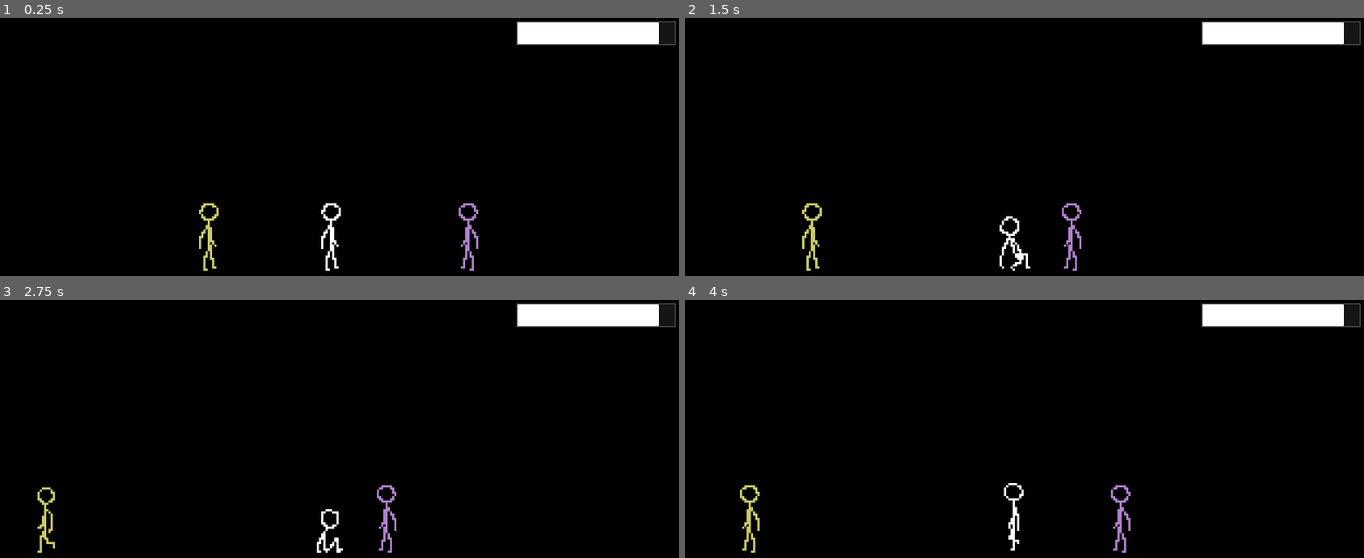
Above: before the commit, frames 1-4 (two rows, left to right).
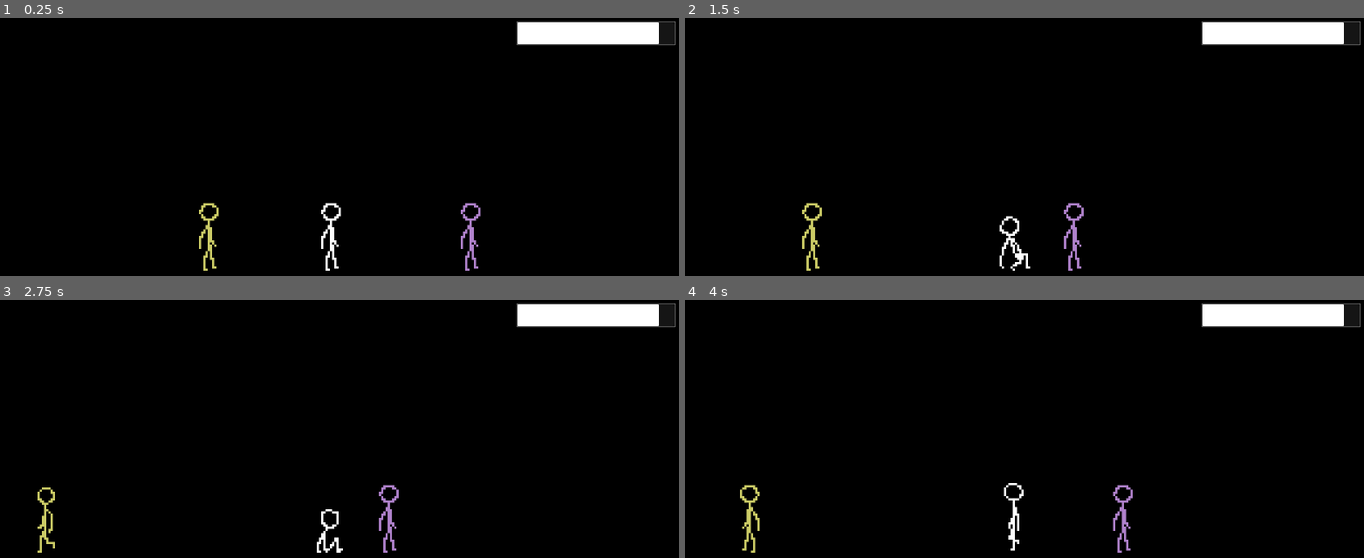
Above: after the commit, the same moments.

Repository: Fuzzlewuzzlekins/lysander-gdscript
Game: Godot game, scene res://test_scene.tscn
Same seed, same stepped clock (60 frames per second), same inputs: the game is played once before the commit and once after it.
Inputs:
- Up to frame 1 (0.25 s): no input
- Up to frame 2 (1.5 s): tap Enter at 0.5 s; hold Right (move_right) 0.53-1.28 s; tap E (interact) at 0.6 s; hold Down (sit_down) from 1.28 s (still down); tap Shift (toggle_sit) at 1.35 s
- Up to frame 3 (2.75 s): tap Space at 2 s; release Down (sit_down) at 2.03 s; hold Right (move_right) from 2.03 s (still down); tap E (interact) at 2.1 s
- Up to frame 4 (4 s): release Right (move_right) at 2.78 s; hold Up (stand_up) 2.78-3.53 s; tap Shift (toggle_sit) at 2.85 s; tap Enter at 3.5 s; hold Left (move_left) from 3.53 s (still down); tap E (interact) at 3.6 s

The runs differ from the first frame. In frame 1, 0.4% of the frame differs, in the area x 67-71%, y 71-98%; in frame 2, 0.4%; in frame 3, 0.4%; in frame 4, 0.4%.

Commit message:
Create Behavior resource
Behavior.tres can now be dragged and dropped onto NPCs. Needs to be made unique for each behavior, but less work overall (and less risky) than manually entering every Dictionary field.

Diff:
--- /dev/null
+++ b/behavior.gd
@@ -0,0 +1,13 @@
+class_name Behavior
+extends Resource
+
+@export var animation: String
+@export var speed: float
+@export var flip_h: bool
+@export var duration: float
+
+func _init(p_animation = "idle", p_speed = 0.0, p_flip_h = false, p_duration = 1.0) -> void:
+	animation = p_animation
+	speed = p_speed
+	flip_h = p_flip_h
+	duration = p_duration
--- /dev/null
+++ b/behavior.tres
@@ -0,0 +1,10 @@
+[gd_resource type="Resource" script_class="Behavior" load_steps=2 format=3 uid="uid://uv0hrlw04aqb"]
+
+[ext_resource type="Script" uid="uid://bg13hbqhqin30" path="res://behavior.gd" id="1_kb71y"]
+
+[resource]
+resource_local_to_scene = true
+resource_name = "Behavior"
+script = ExtResource("1_kb71y")
+animation = "idle"
+duration = 1.0
--- a/npc.gd
+++ b/npc.gd
@@ -7,7 +7,7 @@
 
 @export var target_player: Area2D
 @export var dullness: float = 0.8
-@export var behavior: Array[Dictionary] = [{"animation":"idle","speed":0.0,"flip_h":true,"duration":1.0}]
+@export var behavior: Array[Resource]
 var behavior_elapsed_time: float
 var assignment: CheckBox
 
--- a/npc.tscn
+++ b/npc.tscn
@@ -1,7 +1,8 @@
-[gd_scene load_steps=21 format=3 uid="uid://b6rg1hfp63y7e"]
+[gd_scene load_steps=22 format=3 uid="uid://b6rg1hfp63y7e"]
 
 [ext_resource type="Script" uid="uid://ce2f4sl7gq3ix" path="res://npc.gd" id="1_xxcha"]
 [ext_resource type="Texture2D" uid="uid://muyfm6kbnuj4" path="res://assets/lysander_temp_sprite.png" id="2_kh24r"]
+[ext_resource type="Resource" uid="uid://uv0hrlw04aqb" path="res://behavior.tres" id="2_ul7y6"]
 
 [sub_resource type="AtlasTexture" id="AtlasTexture_onrkg"]
 atlas = ExtResource("2_kh24r")
@@ -148,6 +149,7 @@
 
 [node name="NPC" type="Area2D"]
 script = ExtResource("1_xxcha")
+behavior = Array[Resource]([ExtResource("2_ul7y6")])
 
 [node name="AnimatedSprite2D" type="AnimatedSprite2D" parent="."]
 texture_filter = 1
--- a/test_scene.tscn
+++ b/test_scene.tscn
@@ -1,9 +1,44 @@
-[gd_scene load_steps=5 format=3 uid="uid://bipuq40godms2"]
+[gd_scene load_steps=11 format=3 uid="uid://bipuq40godms2"]
 
 [ext_resource type="PackedScene" uid="uid://bfhhyigp58xxk" path="res://player.tscn" id="1_uhqqe"]
 [ext_resource type="PackedScene" uid="uid://b6rg1hfp63y7e" path="res://npc.tscn" id="2_ia1lp"]
 [ext_resource type="PackedScene" uid="uid://cwfxmpapwke63" path="res://task.tscn" id="2_sasra"]
+[ext_resource type="Script" uid="uid://bg13hbqhqin30" path="res://behavior.gd" id="3_2nij2"]
 [ext_resource type="PackedScene" uid="uid://bue6448e60wtb" path="res://hud.tscn" id="4_coq8p"]
+
+[sub_resource type="Resource" id="Resource_2nij2"]
+resource_name = "Behavior"
+script = ExtResource("3_2nij2")
+animation = "idle"
+duration = 1.0
+
+[sub_resource type="Resource" id="Resource_7cbxl"]
+resource_name = "Behavior"
+script = ExtResource("3_2nij2")
+animation = "idle"
+duration = 2.0
+
+[sub_resource type="Resource" id="Resource_8pr8v"]
+resource_name = "Behavior"
+script = ExtResource("3_2nij2")
+animation = "walk"
+speed = -200.0
+flip_h = true
+duration = 1.0
+
+[sub_resource type="Resource" id="Resource_buypi"]
+resource_name = "Behavior"
+script = ExtResource("3_2nij2")
+animation = "idle"
+flip_h = true
+duration = 2.0
+
+[sub_resource type="Resource" id="Resource_njel3"]
+resource_name = "Behavior"
+script = ExtResource("3_2nij2")
+animation = "walk"
+speed = 200.0
+duration = 1.0
 
 [node name="TestScene" type="Node2D"]
 
@@ -16,6 +51,7 @@
 modulate = Color(0.8627451, 0.6392157, 1, 1)
 position = Vector2(896, 400)
 target_player = NodePath("../Player")
+behavior = Array[Resource]([SubResource("Resource_2nij2")])
 
 [node name="Task" parent="NPC" node_paths=PackedStringArray("turn_in") instance=ExtResource("2_sasra")]
 text = "Go talk to the yellow guy"
@@ -26,27 +62,7 @@
 modulate = Color(1, 1, 0.5019608, 1)
 position = Vector2(416, 400)
 target_player = NodePath("../Player")
-behavior = Array[Dictionary]([{
-"animation": "idle",
-"duration": 2.0,
-"flip_h": false,
-"speed": 0.0
-}, {
-"animation": "walk",
-"duration": 1.0,
-"flip_h": true,
-"speed": -200.0
-}, {
-"animation": "idle",
-"duration": 2.0,
-"flip_h": true,
-"speed": 0.0
-}, {
-"animation": "walk",
-"duration": 1.0,
-"flip_h": false,
-"speed": 200.0
-}])
+behavior = Array[Resource]([SubResource("Resource_7cbxl"), SubResource("Resource_8pr8v"), SubResource("Resource_buypi"), SubResource("Resource_njel3")])
 
 [node name="Player" parent="." instance=ExtResource("1_uhqqe")]
 position = Vector2(640, 400)
Not shown, added: behavior.gd.uid
